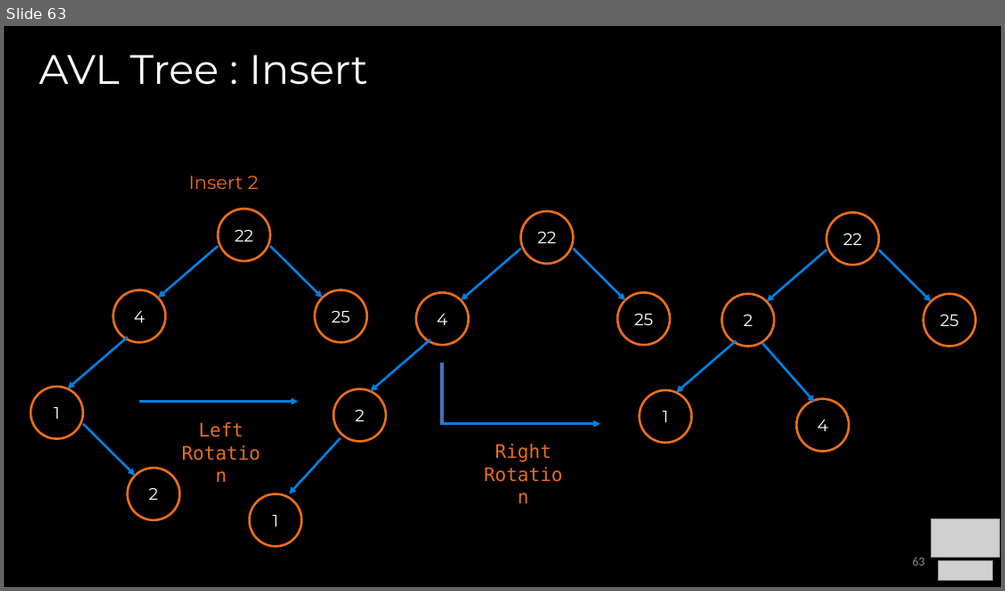
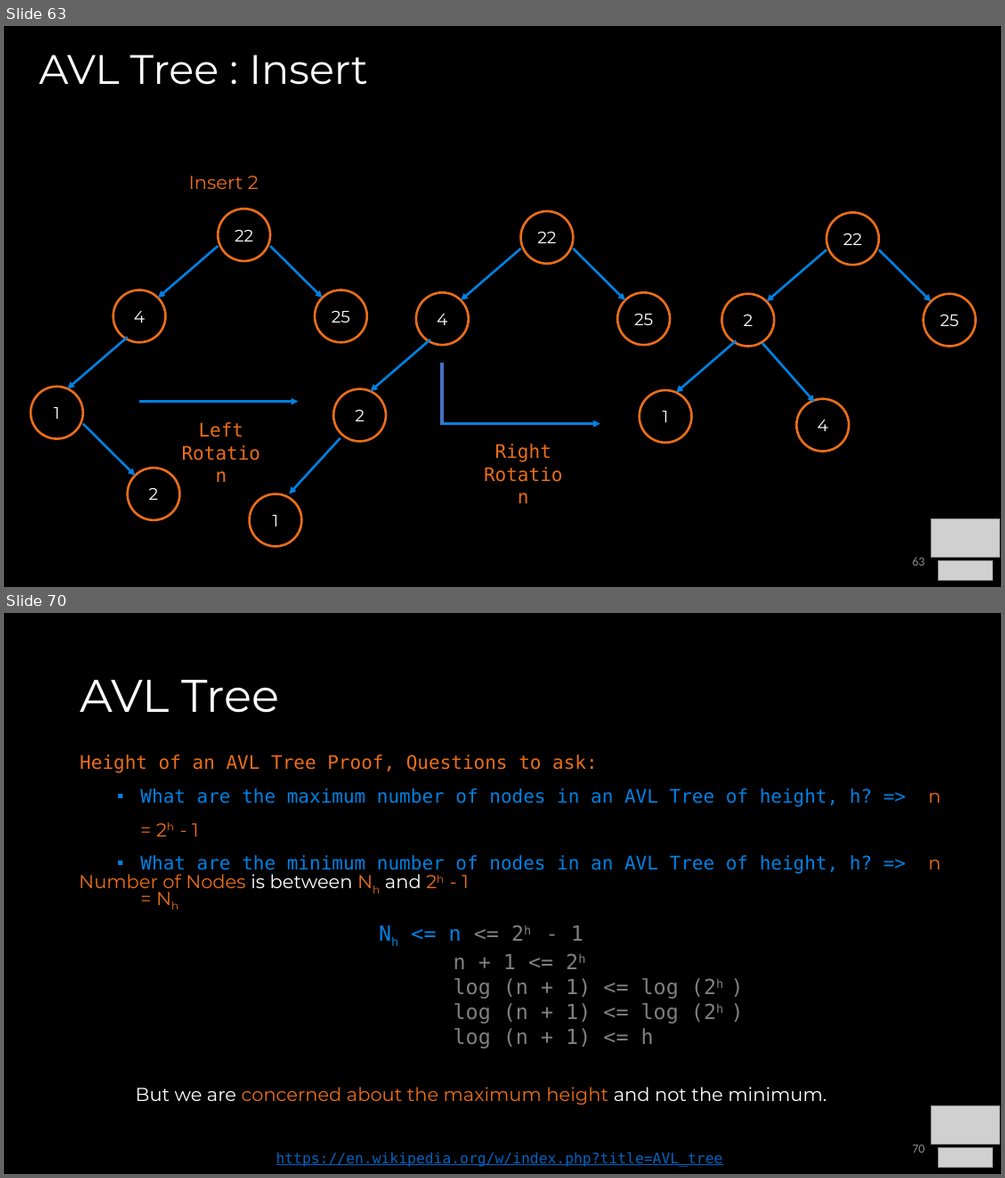
Before and after one commit to COP3530/Instructional-Content, a slide deck: Slides/Slides-PPT/4 - Balanced Trees.pptx. Shown one above the other, each under a label of ours: slide 63 before the commit, slides 63 and 70 after it; the slides between them are not shown. The pictures are 1005x591 and 1005x1178 pixels, drawn with LibreOffice and Linux fonts; fonts in the diff are those of the drawing; grey boxes stand for pictures. Boxes give left, top, right and bottom in pixels: in the first picture for what was removed or moved away, otherwise in the second. Text is boxed around its words. In the diff, an @@ line names an element or a change of style, - is before the commit and + after.

Commit message:
AVL tree proofs added

```diff
--- a/Slides/Slides-PPT/4 - Balanced Trees.pptx
+++ b/Slides/Slides-PPT/4 - Balanced Trees.pptx
@@ slide 70 added at [4, 613, 1001, 1174], background #000000 @@
@@ title added at [80, 680, 280, 713], 44 pt, text #FFFFFF @@
+AVL Tree
@@ text added at [80, 755, 940, 888], 18 pt, text #0081E2 @@
+Height of an AVL Tree Proof, Questions to ask:
+  ▪ What are the maximum number of nodes in an AVL Tree of height, h? => n = 2h - 1
+  ▪ What are the minimum number of nodes in an AVL Tree of height, h? => n = Nh
@@ text added at [79, 874, 826, 1104], 18 pt, text #808080 @@
+Number of Nodes is between Nh and 2h - 1
+Nh <= n <= 2h - 1
+                n + 1 <= 2h
+                log (n + 1) <= log (2h )
+                log (n + 1) <= log (2h )
+                log (n + 1) <= h
+But we are concerned about the maximum height and not the minimum.
@@ picture added at [931, 1106, 1000, 1144] @@
@@ page number added at [912, 1144, 924, 1152], 12 pt, text #8C8C8C @@
+70
@@ text added at [276, 1151, 723, 1167], 14 pt, text #0563C1, underline @@
+https://en.wikipedia.org/w/index.php?title=AVL_tree
@@ picture added at [938, 1148, 993, 1167] @@
```
Also in this commit, not shown: 4 slides changed, 11 other slides added.
